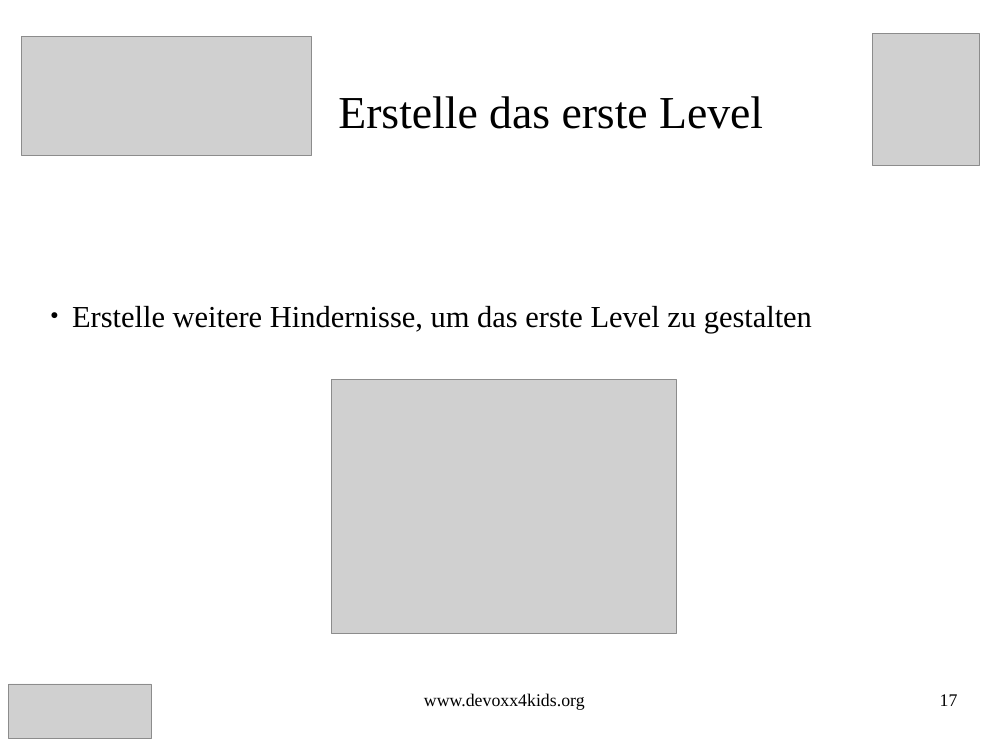
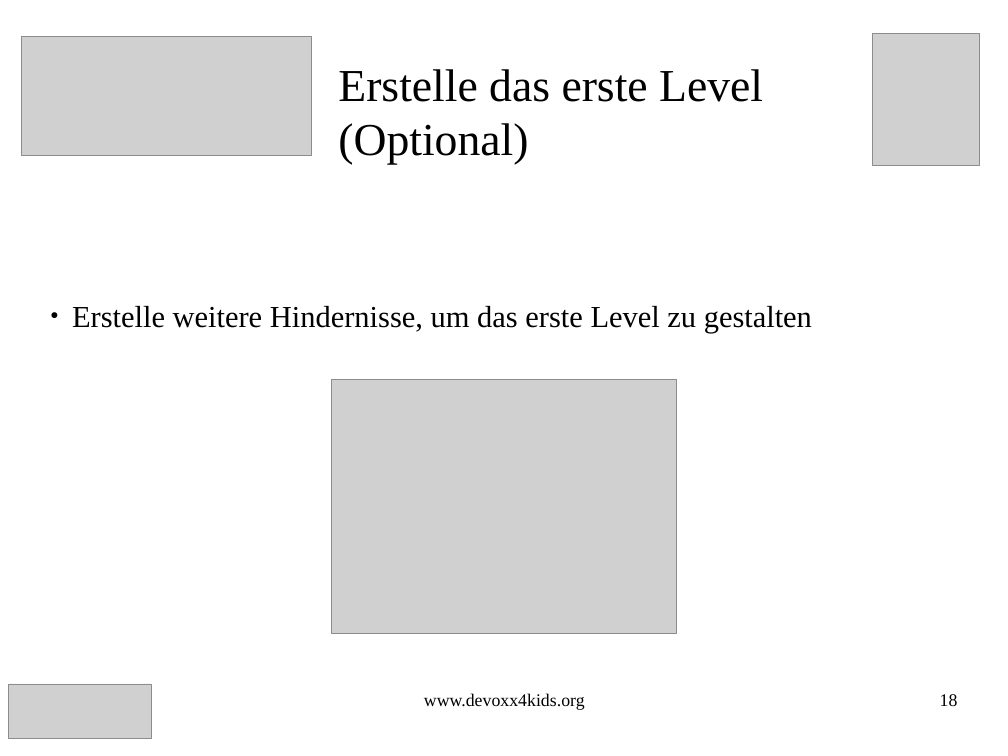
Before and after one commit to Devoxx4KidsDE/workshop-scratch, a slide deck: slide 18 of flyingBird/FlyingBird_Scratch_Aufgaben.odp (slide 17 before the commit). Drawn at 1008x756 pixels with LibreOffice and Linux fonts; fonts in the diff are those of the drawing; grey boxes stand for pictures. Boxes give left, top, right and bottom in pixels: in the first picture for what was removed or moved away, otherwise in the second. Text is boxed around its words. In the diff, an @@ line names an element or a change of style, - is before the commit and + after.

```diff
--- a/flyingBird/FlyingBird_Scratch_Aufgaben.odp
+++ b/flyingBird/FlyingBird_Scratch_Aufgaben.odp
@@ title at (338,69,763,165): text changed @@
-Erstelle das erste Level
+Erstelle das erste Level (Optional)
@@ page number at (940,694,958,706): text changed @@
-17
+18
```
Also in this commit, not shown: 28 other slides changed, 4 slides added, 2 slides removed, 2 other files.
